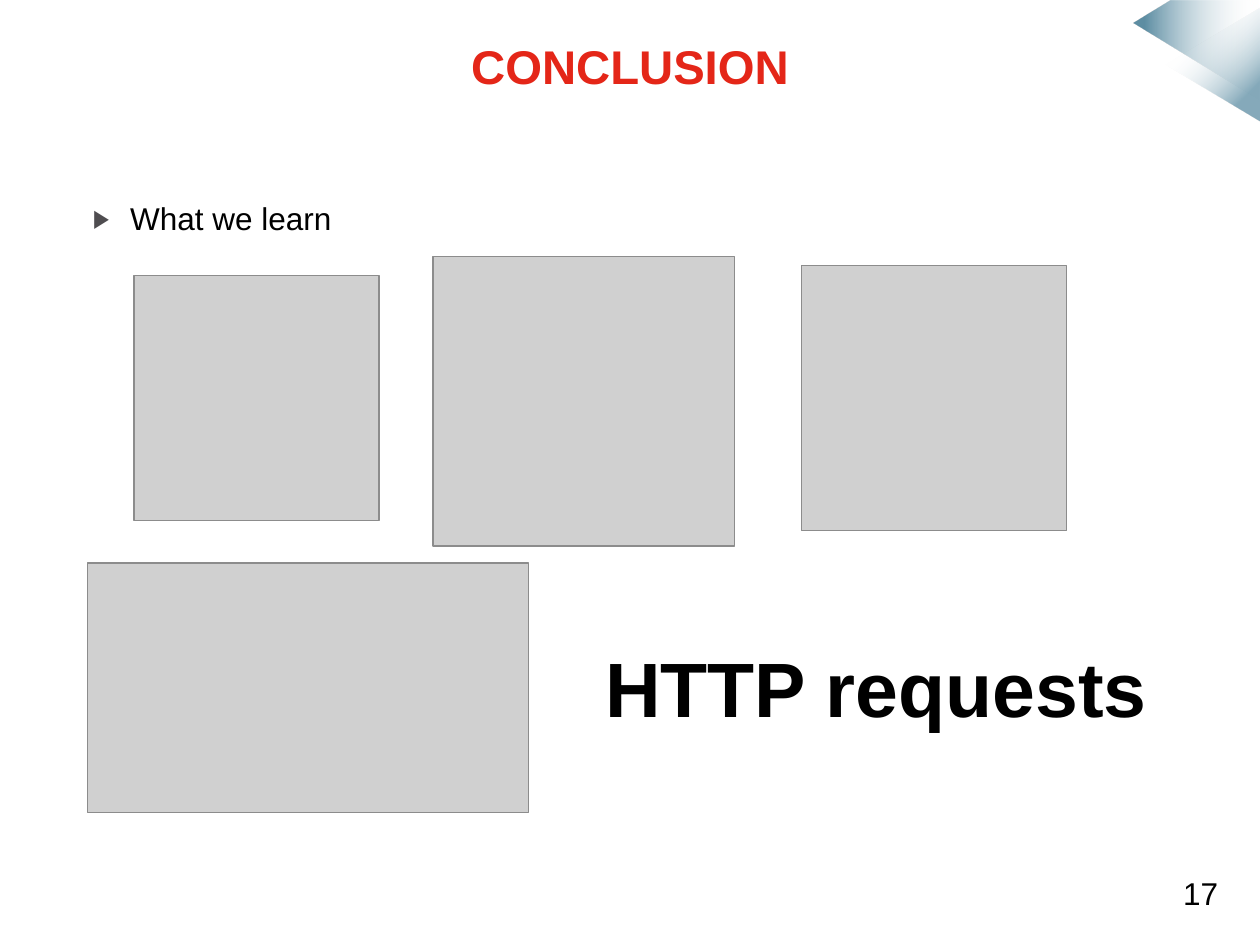
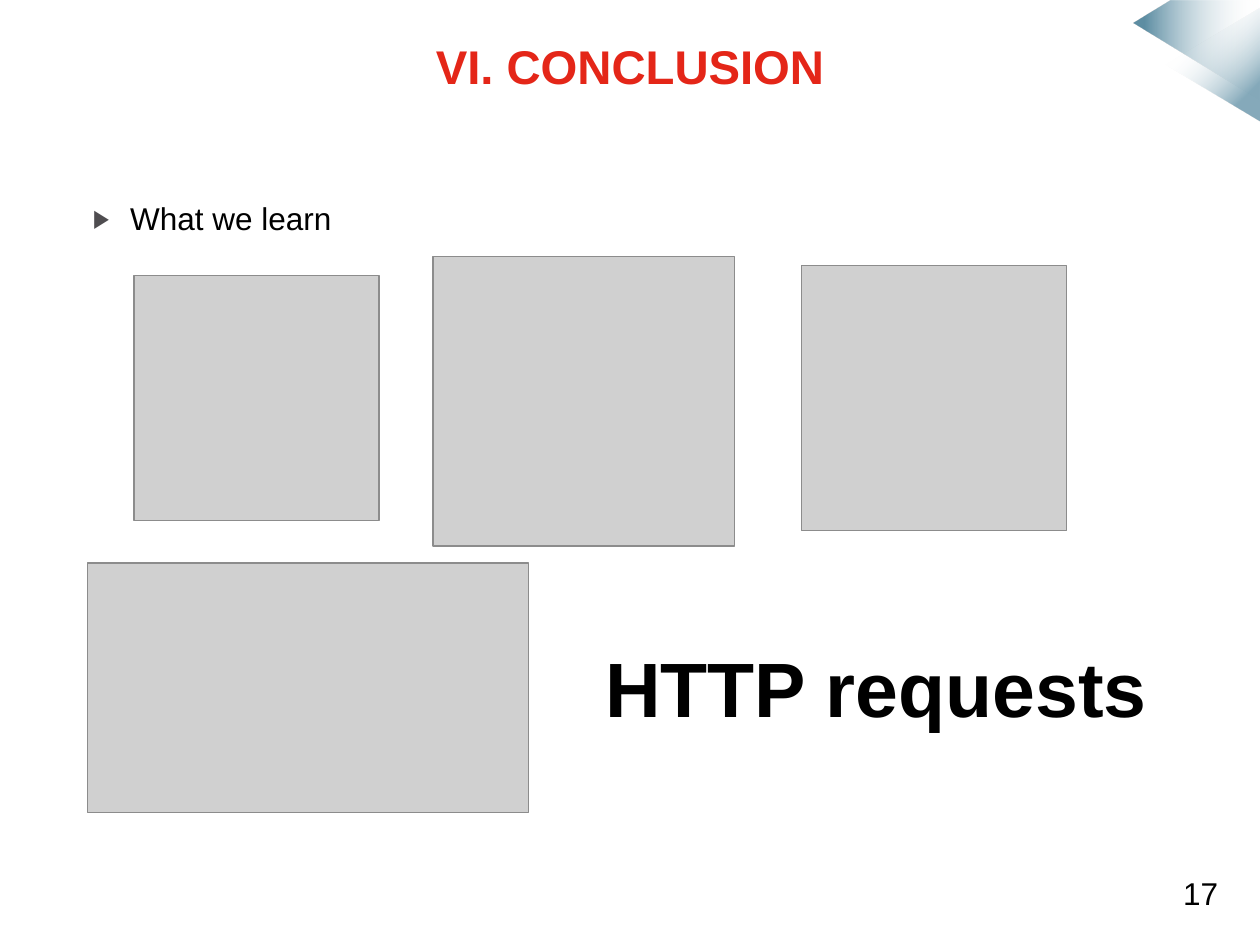
Before and after one commit to mmeven/EP_Domotique_Tablette, a slide deck: slide 20 of Rendu/Diapo_prototype_janvier.pptx (slide 19 before the commit). Drawn at 1260x945 pixels with LibreOffice and Linux fonts; fonts in the diff are those of the drawing; grey boxes stand for pictures; background and template pictures are left out. Boxes give left, top, right and bottom in pixels: in the first picture for what was removed or moved away, otherwise in the second. Text is boxed around its words. In the diff, an @@ line names an element or a change of style, - is before the commit and + after.

```diff
--- a/Rendu/Diapo_prototype_janvier.pptx
+++ b/Rendu/Diapo_prototype_janvier.pptx
@@ text at (436,51,825,85): text changed @@
-CONCLUSION
+VI. CONCLUSION
```
Also in this commit, not shown: 8 other slides changed, 1 slide added.
